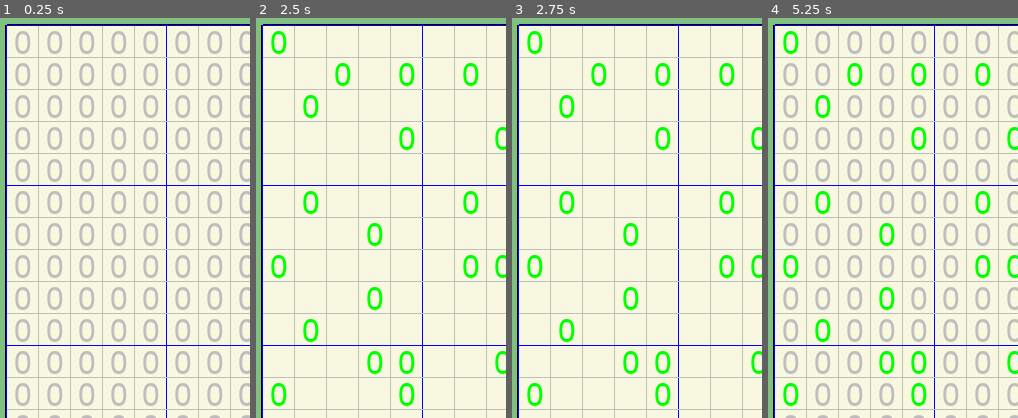
Above: before the commit, frames 1-4 (left to right).
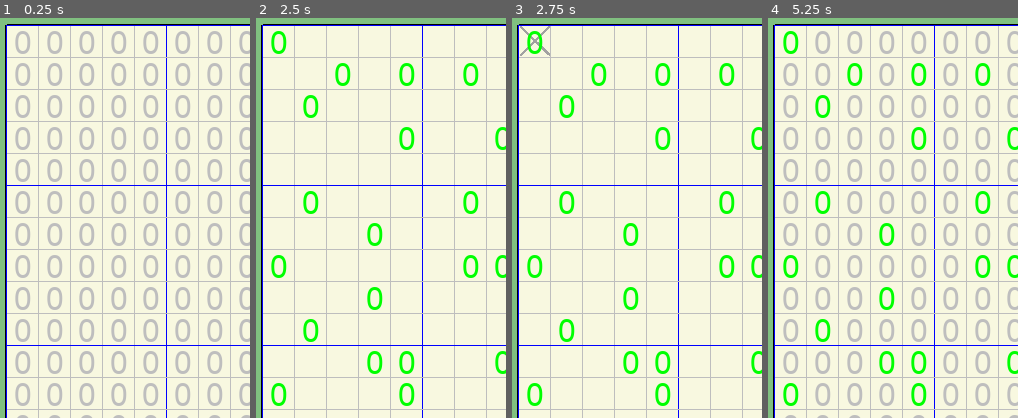
Above: after the commit, the same moments.

Repository: vivisuke/SakuSakuMosaic
Game: Godot game, scene res://MainScene.tscn
Same seed, same stepped clock (60 frames per second), same inputs: the game is played once before the commit and once after it.
Inputs (mouse positions are % of the whole screen's width and height, from its top left):
- Up to frame 1 (0.25 s): no input
- Up to frame 2 (2.5 s): click (9, 87) at 0.5 s; click (92, 87) at 1.25 s; click "問題を解く" at 2 s
- Up to frame 3 (2.75 s): no input
- Up to frame 4 (5.25 s): click "問題を作る" at 2.75 s; click "問題を解く" at 3.5 s; click "問題を作る" at 4.25 s; click (9, 87) at 5 s
The pictures show only the part of the screen within x 1-51%, y 18-68%; the shares and areas given below are measured in that part.

Frames 1-2 are identical in both runs. In frame 3, 0.2% of the frame differs, in the area x 3-16%, y 2-10%; in frame 4, nothing differs.

Commit message:
0042 ◎ C 08/19 08/19 0.001│ToDo│緑数字長押し → 3x3領域内を確定させる？

Diff:
--- a/SakuSakuMosaic/MainScene.gd
+++ b/SakuSakuMosaic/MainScene.gd
@@ -170,12 +170,13 @@
 ### End of class Board
 
 var editMode = true			# 問題作成モード
+var pressed = false;		# true for マウス押下時
 var long_pressed = false	# 長押しされた
 var solving = false			#
 var solved = false
 var quest_genarated = false
 var crnt_color = 3
-var pressed_tick = 0		# 押下時タイム
+var pressed_ticks = 0		# 押下時タイム
 var pressed_xy = Vector2(-1, -1)
 var clueLabels = []		#	手がかり数字ラベル配列（番人なし）
 var ary_clues = []			#	手がかり数字配列（番人あり）、番人部分は 0
@@ -232,66 +233,39 @@
 	return cnt
 func count_cross(x, y):		# (x, y) を中心とする 3x3 ブロック内のバツ数をカウント（盤外はバツとみなす）
 	var cnt = 0
-	if( x == 0 || y == 0 || $BoardBG/TileMap.get_cell(x-1, y-1) == CROSS ):
-		cnt += 1;
-	if( y == 0 || $BoardBG/TileMap.get_cell(x, y-1) == CROSS ):
-		cnt += 1;
-	if( x == g.N_IMG_CELL_HORZ - 1 || y == 0 || $BoardBG/TileMap.get_cell(x+1, y-1) == CROSS ):
-		cnt += 1;
-	if( x == 0 || $BoardBG/TileMap.get_cell(x-1, y) == CROSS ):
-		cnt += 1;
-	if( $BoardBG/TileMap.get_cell(x, y) == CROSS ):
-		cnt += 1;
-	if( x == g.N_IMG_CELL_HORZ - 1 || $BoardBG/TileMap.get_cell(x+1, y) == CROSS ):
-		cnt += 1;
-	if( x == 0 || y == g.N_IMG_CELL_VERT - 1 || $BoardBG/TileMap.get_cell(x-1, y+1) == CROSS ):
-		cnt += 1;
-	if( y == g.N_IMG_CELL_VERT - 1 || $BoardBG/TileMap.get_cell(x, y+1) == CROSS ):
-		cnt += 1;
-	if( x == g.N_IMG_CELL_HORZ - 1 || y == g.N_IMG_CELL_VERT - 1 || $BoardBG/TileMap.get_cell(x+1, y+1) == CROSS ):
-		cnt += 1;
+	if( x == 0 || y == 0 || $BoardBG/TileMap.get_cell(x-1, y-1) == CROSS ): cnt += 1;
+	if( y == 0 || $BoardBG/TileMap.get_cell(x, y-1) == CROSS ): cnt += 1;
+	if( x == g.N_IMG_CELL_HORZ - 1 || y == 0 || $BoardBG/TileMap.get_cell(x+1, y-1) == CROSS ): cnt += 1;
+	if( x == 0 || $BoardBG/TileMap.get_cell(x-1, y) == CROSS ): cnt += 1;
+	if( $BoardBG/TileMap.get_cell(x, y) == CROSS ): cnt += 1;
+	if( x == g.N_IMG_CELL_HORZ - 1 || $BoardBG/TileMap.get_cell(x+1, y) == CROSS ): cnt += 1;
+	if( x == 0 || y == g.N_IMG_CELL_VERT - 1 || $BoardBG/TileMap.get_cell(x-1, y+1) == CROSS ): cnt += 1;
+	if( y == g.N_IMG_CELL_VERT - 1 || $BoardBG/TileMap.get_cell(x, y+1) == CROSS ): cnt += 1;
+	if( x == g.N_IMG_CELL_HORZ - 1 || y == g.N_IMG_CELL_VERT - 1 || $BoardBG/TileMap.get_cell(x+1, y+1) == CROSS ): cnt += 1;
 	return cnt
 func count_ary_black(ix):		#	ix を中心とする 3x3 ブロック内の 黒 数を数える
 	var cnt = 0
-	if( ary_state[ix-g.ARY_WIDTH-1] == BLACK ):
-		cnt += 1;
-	if( ary_state[ix-g.ARY_WIDTH] == BLACK ):
-		cnt += 1;
-	if( ary_state[ix-g.ARY_WIDTH+1] == BLACK ):
-		cnt += 1;
-	if( ary_state[ix-1] == BLACK ):
-		cnt += 1;
-	if( ary_state[ix] == BLACK ):
-		cnt += 1;
-	if( ary_state[ix+1] == BLACK ):
-		cnt += 1;
-	if( ary_state[ix+g.ARY_WIDTH-1] == BLACK ):
-		cnt += 1;
-	if( ary_state[ix+g.ARY_WIDTH] == BLACK ):
-		cnt += 1;
-	if( ary_state[ix+g.ARY_WIDTH+1] == BLACK ):
-		cnt += 1;
+	if( ary_state[ix-g.ARY_WIDTH-1] == BLACK ): cnt += 1;
+	if( ary_state[ix-g.ARY_WIDTH] == BLACK ): cnt += 1;
+	if( ary_state[ix-g.ARY_WIDTH+1] == BLACK ): cnt += 1;
+	if( ary_state[ix-1] == BLACK ): cnt += 1;
+	if( ary_state[ix] == BLACK ): cnt += 1;
+	if( ary_state[ix+1] == BLACK ): cnt += 1;
+	if( ary_state[ix+g.ARY_WIDTH-1] == BLACK ): cnt += 1;
+	if( ary_state[ix+g.ARY_WIDTH] == BLACK ): cnt += 1;
+	if( ary_state[ix+g.ARY_WIDTH+1] == BLACK ): cnt += 1;
 	return cnt
 func count_ary_cross(ix):		#	ix を中心とする 3x3 ブロック内の バツ 数を数える
 	var cnt = 0
-	if( ary_state[ix-g.ARY_WIDTH-1] == CROSS ):
-		cnt += 1;
-	if( ary_state[ix-g.ARY_WIDTH] == CROSS ):
-		cnt += 1;
-	if( ary_state[ix-g.ARY_WIDTH+1] == CROSS ):
-		cnt += 1;
-	if( ary_state[ix-1] == CROSS ):
-		cnt += 1;
-	if( ary_state[ix] == CROSS ):
-		cnt += 1;
-	if( ary_state[ix+1] == CROSS ):
-		cnt += 1;
-	if( ary_state[ix+g.ARY_WIDTH-1] == CROSS ):
-		cnt += 1;
-	if( ary_state[ix+g.ARY_WIDTH] == CROSS ):
-		cnt += 1;
-	if( ary_state[ix+g.ARY_WIDTH+1] == CROSS ):
-		cnt += 1;
+	if( ary_state[ix-g.ARY_WIDTH-1] == CROSS ): cnt += 1;
+	if( ary_state[ix-g.ARY_WIDTH] == CROSS ): cnt += 1;
+	if( ary_state[ix-g.ARY_WIDTH+1] == CROSS ): cnt += 1;
+	if( ary_state[ix-1] == CROSS ): cnt += 1;
+	if( ary_state[ix] == CROSS ): cnt += 1;
+	if( ary_state[ix+1] == CROSS ): cnt += 1;
+	if( ary_state[ix+g.ARY_WIDTH-1] == CROSS ): cnt += 1;
+	if( ary_state[ix+g.ARY_WIDTH] == CROSS ): cnt += 1;
+	if( ary_state[ix+g.ARY_WIDTH+1] == CROSS ): cnt += 1;
 	return cnt
 func update_cluesLabel():
 	for y in range(g.N_IMG_CELL_VERT):
@@ -320,17 +294,26 @@
 		if event.doubleclick: print("doubleclick")
 		elif event.pressed:
 			print("pressed")
+			pressed = true
 			pressed_xy = xy
+			pressed_ticks = OS.get_ticks_msec()
 		else:	# released
 			print("released")
 			if quest_genarated:		# 問題生成直後の場合
 				restore_state()
 				return
-			if xy.x >= 0 && xy == pressed_xy:
+			if long_pressed: long_pressed = false
+			elif xy.x >= 0 && xy == pressed_xy:
 				cell_pressed(xy.x, xy.y)
+			pressed = false
 		#elif event.doubleclick:
 		#	print("doubleclick")
-
+func _process(delta):
+	if pressed && !long_pressed:
+		if OS.get_ticks_msec() - pressed_ticks >= 500:		# 0.5秒経過
+			print("long_pressed")
+			long_pressed = true
+			cell_long_pressed()
 func update_cluesLabelColor(x, y):
 	if x < 0 || x >= g.N_IMG_CELL_HORZ || y < 0 || y >= g.N_IMG_CELL_VERT:
 		return
@@ -376,8 +359,37 @@
 			for h in range(-1, 2):
 				update_cluesLabelColor(x+h, y+v)
 	update_MiniMap()
-
-
+func set_cell(x, y, v):
+	if x >= 0 && x < g.N_IMG_CELL_HORZ && y >= 0 && y < g.N_IMG_CELL_VERT:
+		$BoardBG/TileMap.set_cell(x, y, v)
+func cell_long_pressed():
+	var x = pressed_xy.x
+	var y = pressed_xy.y
+	var label = clueLabels[g.xyToBoardIX(x, y)]
+	if label.text == "": return
+	var cn = int(label.text)
+	var cb = count_black(x, y)
+	var cc = count_cross(x, y)
+	if cn == 0:
+		for h in range(-1, 2):
+			for v in range(-1, 2):
+				set_cell(x+h, y+v, CROSS)
+	elif cn == cb:
+		for h in range(-1, 2):
+			for v in range(-1, 2):
+				if $BoardBG/TileMap.get_cell(x+h, y+v) == UNKNOWN:
+					set_cell(x+h, y+v, CROSS)
+	elif cn + cc == 9:
+		for h in range(-1, 2):
+			for v in range(-1, 2):
+				if $BoardBG/TileMap.get_cell(x+h, y+v) == UNKNOWN:
+					set_cell(x+h, y+v, BLACK)
+	else:
+		return
+	for h in range(-2, 3):
+		for v in range(-2, 3):
+			update_cluesLabelColor(x+h, y+v)
+	pass
 func _on_ClearButton_pressed():
 	solving = false
 	solved = false
@@ -397,45 +409,27 @@
 func fill_black(ix):	# 手がかり数字＋周りのバツ数が９ならばバツ以外の場所を黒にする
 	var cnt = count_ary_cross(ix)
 	if ary_clues[ix] >= 0 && ary_clues[ix] + cnt == 9:
-		if ary_state[ix-g.ARY_WIDTH-1] == UNKNOWN:
-			ary_state[ix-g.ARY_WIDTH-1] = BLACK
-		if ary_state[ix-g.ARY_WIDTH] == UNKNOWN:
-			ary_state[ix-g.ARY_WIDTH] = BLACK
-		if ary_state[ix-g.ARY_WIDTH+1] == UNKNOWN:
-			ary_state[ix-g.ARY_WIDTH+1] = BLACK
-		if ary_state[ix-1] == UNKNOWN:
-			ary_state[ix-1] = BLACK
-		if ary_state[ix] == UNKNOWN:
-			ary_state[ix] = BLACK
-		if ary_state[ix+1] == UNKNOWN:
-			ary_state[ix+1] = BLACK
-		if ary_state[ix+g.ARY_WIDTH-1] == UNKNOWN:
-			ary_state[ix+g.ARY_WIDTH-1] = BLACK
-		if ary_state[ix+g.ARY_WIDTH] == UNKNOWN:
-			ary_state[ix+g.ARY_WIDTH] = BLACK
-		if ary_state[ix+g.ARY_WIDTH+1] == UNKNOWN:
-			ary_state[ix+g.ARY_WIDTH+1] = BLACK
+		if ary_state[ix-g.ARY_WIDTH-1] == UNKNOWN: ary_state[ix-g.ARY_WIDTH-1] = BLACK
+		if ary_state[ix-g.ARY_WIDTH] == UNKNOWN: ary_state[ix-g.ARY_WIDTH] = BLACK
+		if ary_state[ix-g.ARY_WIDTH+1] == UNKNOWN: ary_state[ix-g.ARY_WIDTH+1] = BLACK
+		if ary_state[ix-1] == UNKNOWN: ary_state[ix-1] = BLACK
+		if ary_state[ix] == UNKNOWN: ary_state[ix] = BLACK
+		if ary_state[ix+1] == UNKNOWN: ary_state[ix+1] = BLACK
+		if ary_state[ix+g.ARY_WIDTH-1] == UNKNOWN: ary_state[ix+g.ARY_WIDTH-1] = BLACK
+		if ary_state[ix+g.ARY_WIDTH] == UNKNOWN: ary_state[ix+g.ARY_WIDTH] = BLACK
+		if ary_state[ix+g.ARY_WIDTH+1] == UNKNOWN: ary_state[ix+g.ARY_WIDTH+1] = BLACK
 func fill_cross(ix):	# 手がかり数字 == 周りの黒数 ならば UNKNOWN の場所をバツにする
 	var cnt = count_ary_black(ix)
 	if ary_clues[ix] >= 0 && ary_clues[ix] == cnt:
-		if ary_state[ix-g.ARY_WIDTH-1] == UNKNOWN:
-			ary_state[ix-g.ARY_WIDTH-1] = CROSS
-		if ary_state[ix-g.ARY_WIDTH] == UNKNOWN:
-			ary_state[ix-g.ARY_WIDTH] = CROSS
-		if ary_state[ix-g.ARY_WIDTH+1] == UNKNOWN:
-			ary_state[ix-g.ARY_WIDTH+1] = CROSS
-		if ary_state[ix-1] == UNKNOWN:
-			ary_state[ix-1] = CROSS
-		if ary_state[ix] == UNKNOWN:
-			ary_state[ix] = CROSS
-		if ary_state[ix+1] == UNKNOWN:
-			ary_state[ix+1] = CROSS
-		if ary_state[ix+g.ARY_WIDTH-1] == UNKNOWN:
-			ary_state[ix+g.ARY_WIDTH-1] = CROSS
-		if ary_state[ix+g.ARY_WIDTH] == UNKNOWN:
-			ary_state[ix+g.ARY_WIDTH] = CROSS
-		if ary_state[ix+g.ARY_WIDTH+1] == UNKNOWN:
-			ary_state[ix+g.ARY_WIDTH+1] = CROSS
+		if ary_state[ix-g.ARY_WIDTH-1] == UNKNOWN: ary_state[ix-g.ARY_WIDTH-1] = CROSS
+		if ary_state[ix-g.ARY_WIDTH] == UNKNOWN: ary_state[ix-g.ARY_WIDTH] = CROSS
+		if ary_state[ix-g.ARY_WIDTH+1] == UNKNOWN: ary_state[ix-g.ARY_WIDTH+1] = CROSS
+		if ary_state[ix-1] == UNKNOWN: ary_state[ix-1] = CROSS
+		if ary_state[ix] == UNKNOWN: ary_state[ix] = CROSS
+		if ary_state[ix+1] == UNKNOWN: ary_state[ix+1] = CROSS
+		if ary_state[ix+g.ARY_WIDTH-1] == UNKNOWN: ary_state[ix+g.ARY_WIDTH-1] = CROSS
+		if ary_state[ix+g.ARY_WIDTH] == UNKNOWN: ary_state[ix+g.ARY_WIDTH] = CROSS
+		if ary_state[ix+g.ARY_WIDTH+1] == UNKNOWN: ary_state[ix+g.ARY_WIDTH+1] = CROSS
 func remove_clues_randomly():
 		for y in range(g.N_IMG_CELL_VERT):
 			for x in range(g.N_IMG_CELL_HORZ):
Not shown, changed: SakuSakuMozaic.spr
